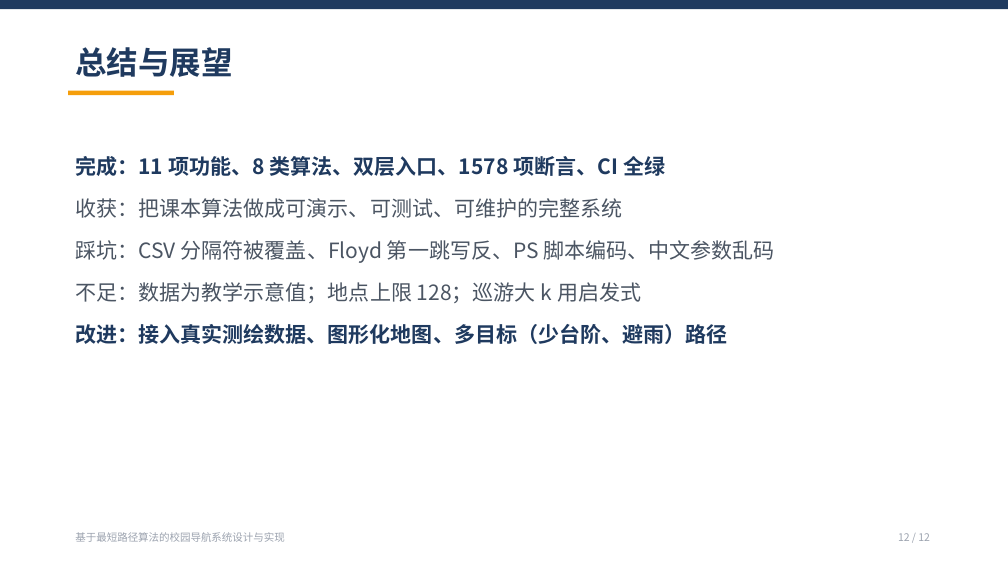
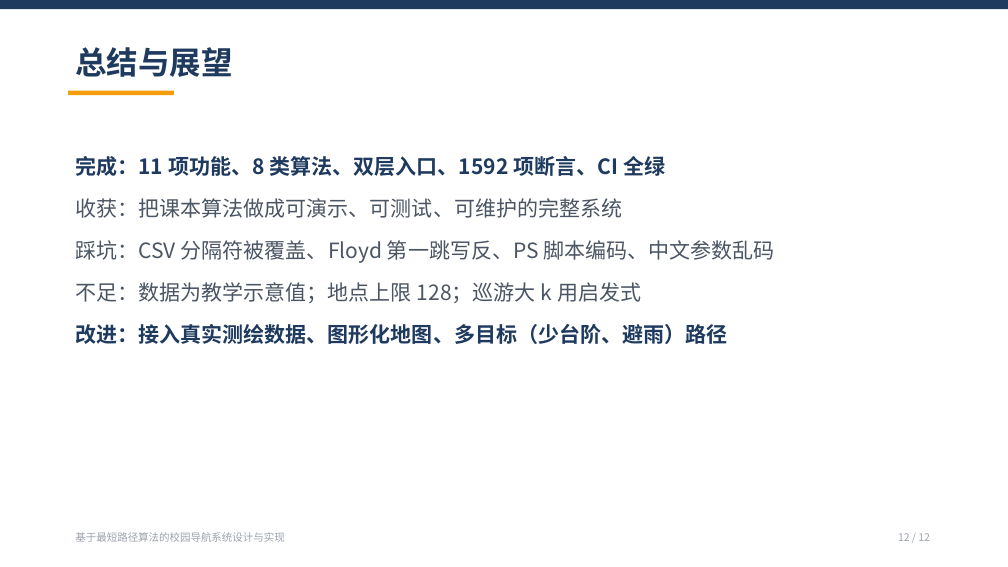
Before and after one commit to CR7Jialuo/UseOfTu, a slide deck: slide 12 of docs/答辩演示.pptx. Drawn at 1008x567 pixels with LibreOffice and Linux fonts; fonts in the diff are those of the drawing. Boxes give left, top, right and bottom in pixels: in the first picture for what was removed or moved away, otherwise in the second. Text is boxed around its words. In the diff, an @@ line names an element or a change of style, - is before the commit and + after.

Commit message:
test: 真实数据集回归组（353/409/连通/已知最短路）；文档同步 1592 项断言

```diff
--- a/docs/答辩演示.pptx
+++ b/docs/答辩演示.pptx
@@ text at (75, 156, 665, 176): text changed @@
-完成：11 项功能、8 类算法、双层入口、1578 项断言、CI 全绿
+完成：11 项功能、8 类算法、双层入口、1592 项断言、CI 全绿
```
Also in this commit, not shown: 1 other slide changed, 8 other files.
